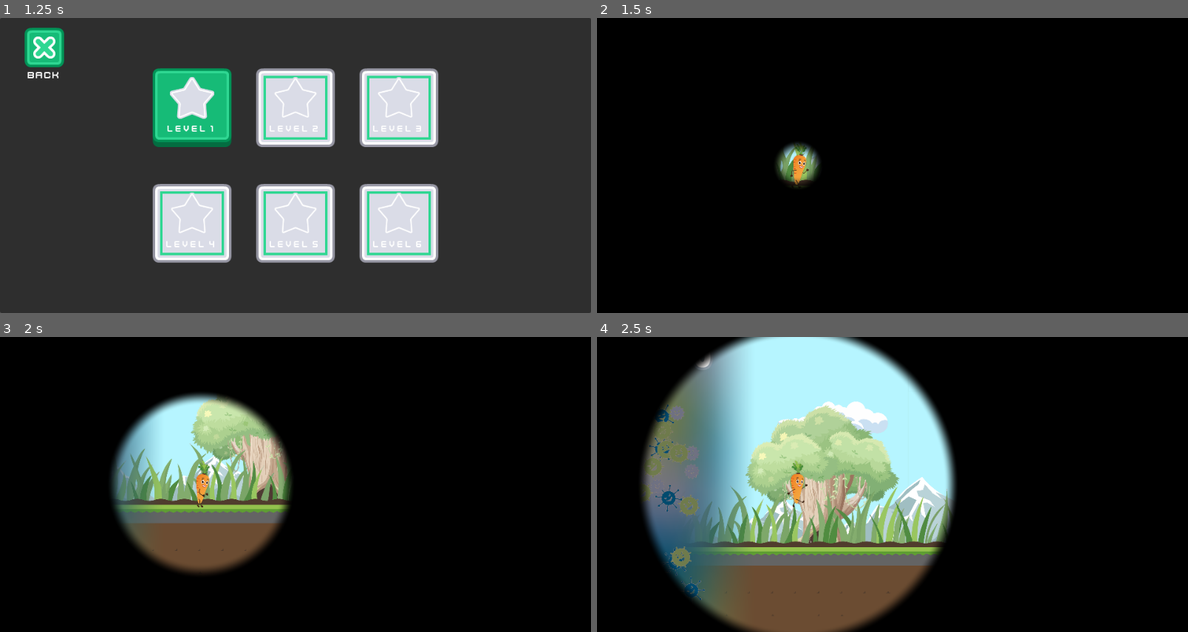
Above: before the commit, frames 1-4 (two rows, left to right).
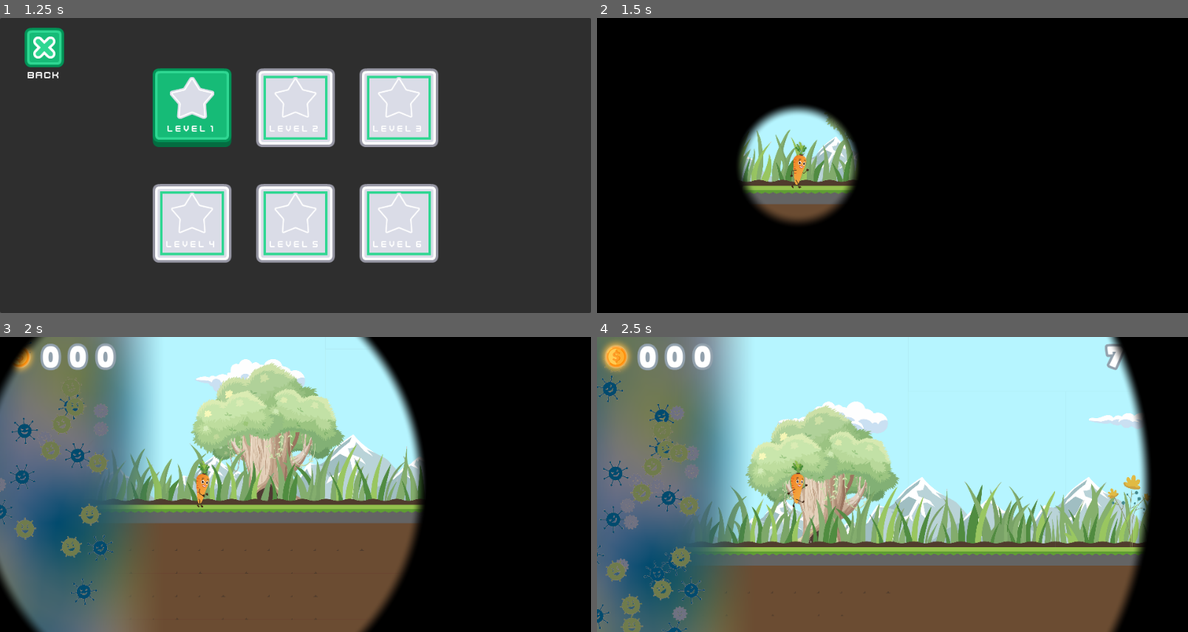
Above: after the commit, the same moments.

Repository: Levartar/Carrot-Dash
Game: Godot game, scene res://scripts/main_menu.tscn
Two runs of this game, one before a commit and one after it. Both use one fixed random seed, a clock stepped at 60 frames per second and the inputs below.
Inputs (mouse positions are in pixels of both pictures, inside the frame that each line leads up to):
- Up to frame 1 (1.25 s): click "Start Game" at 0.5 s
- Up to frame 2 (1.5 s): click "Level 1" at 1.25 s
- Up to frame 3 (2 s): no input
- Up to frame 4 (2.5 s): move the mouse to (1022, 469) at 2.02 s; press the mouse at (1022, 469) at 2.03 s; tap Space (jump) at 2.27 s

Frame 1 is identical in both runs. In frame 2, 6.1% of the frame differs, in the area x 23-45%, y 29-70%; in frame 3, 55%, in the area x 0-72%, y 0-100%; in frame 4, 51%.

Commit message:
faster intro and fix overwriting saves

Diff:
--- a/scripts/game_hud.gd
+++ b/scripts/game_hud.gd
@@ -26,7 +26,7 @@
 
 func play_intro():
 	var tween = get_tree().create_tween()
-	tween.tween_property($CanvasLayer/ColorRect.material, "shader_parameter/radius", 1.5, 5.0).set_trans(Tween.TRANS_SINE).set_ease(Tween.EASE_OUT)
+	tween.tween_property($CanvasLayer/ColorRect.material, "shader_parameter/radius", 1.5, 2.0).set_trans(Tween.TRANS_SINE).set_ease(Tween.EASE_OUT)
 
 func play_outro():
 	var tween = get_tree().create_tween()
--- a/scripts/save_game.gd
+++ b/scripts/save_game.gd
@@ -15,9 +15,6 @@
 func reset_save():
 	save_game()
 	load_game()
-
-func _ready() -> void:
-	reset_save()
 
 func save_game():
 	var file = FileAccess.open(SAVE_PATH, FileAccess.WRITE)
